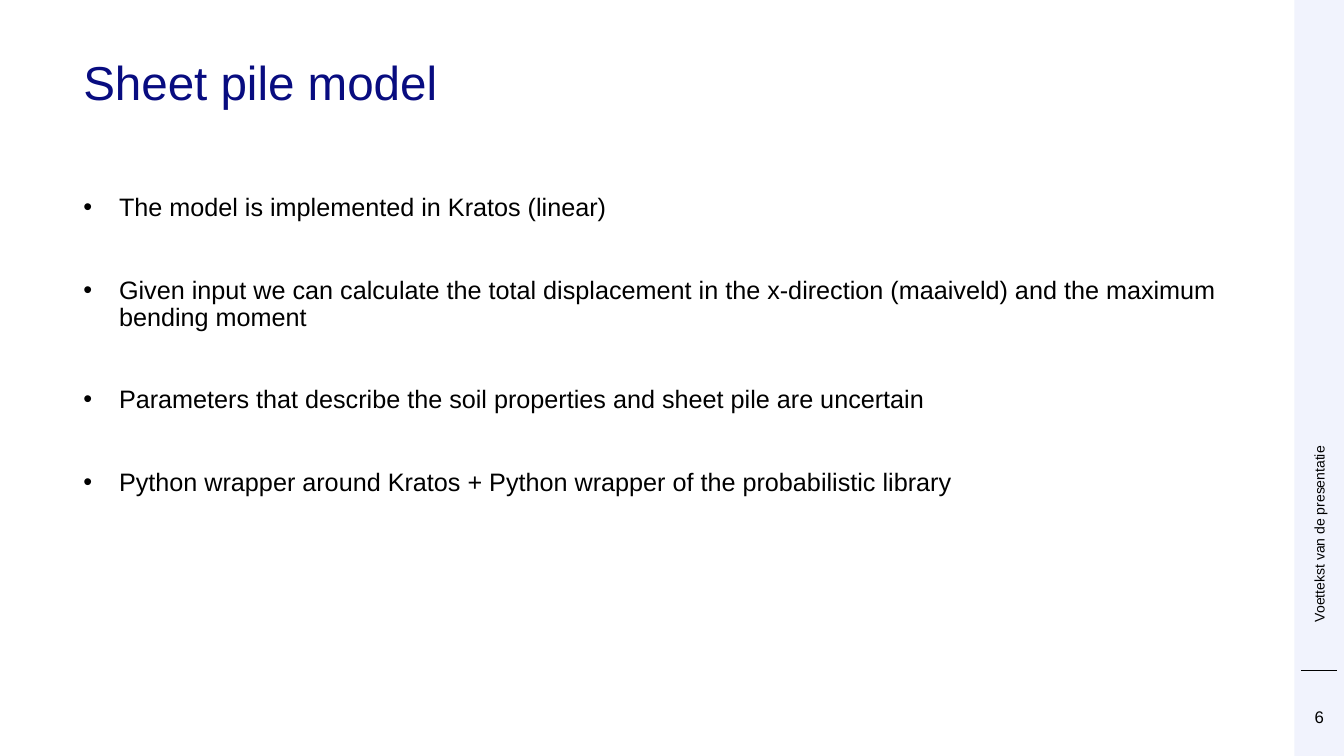
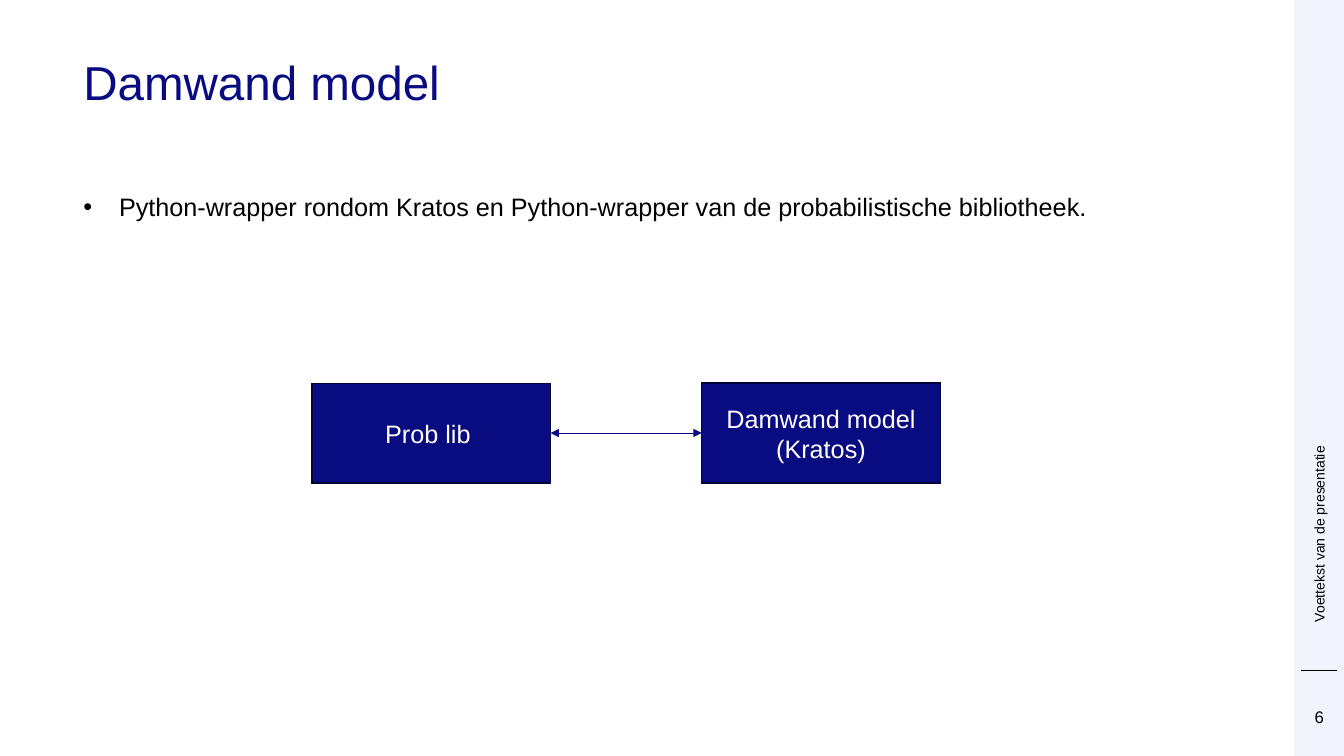
Before and after one commit to Deltares/ProbabilisticLibrary, a slide deck: slide 6 of sources/Deltares.Probabilistic.PWrapper.Examples/kratos/Prob Kratos DSD.pptx. Drawn at 1344x756 pixels with LibreOffice and Linux fonts; fonts in the diff are those of the drawing; background and template pictures are left out. Boxes give left, top, right and bottom in pixels: in the first picture for what was removed or moved away, otherwise in the second. Text is boxed around its words. In the diff, an @@ line names an element or a change of style, - is before the commit and + after.

```diff
--- a/sources/Deltares.Probabilistic.PWrapper.Examples/kratos/Prob Kratos DSD.pptx
+++ b/sources/Deltares.Probabilistic.PWrapper.Examples/kratos/Prob Kratos DSD.pptx
@@ title at box(83, 65, 439, 101): text changed @@
-Sheet pile model
+Damwand model
@@ text at box(119, 197, 1086, 222): text changed @@
-• The model is implemented in Kratos (linear)
-• Given input we can calculate the total displacement in the x-direction (maaiveld) and the maximum bending moment
-• Parameters that describe the soil properties and sheet pile are uncertain
-• Python wrapper around Kratos + Python wrapper of the probabilistic library
+• Python-wrapper rondom Kratos en Python-wrapper van de probabilistische bibliotheek.
@@ rectangle added at box(313, 383, 552, 483), fill #080C80, outline #040538 1 pt, 18 pt, text #FFFFFF @@
+Prob lib
@@ rectangle added at box(702, 383, 941, 483), fill #080C80, outline #040538 1 pt, 18 pt, text #FFFFFF @@
+Damwand model (Kratos)
@@ elbow double arrow added from (551, 434) to (702, 434), #080C80 0.5 pt @@
```
Also in this commit, not shown: 18 other slides changed.
